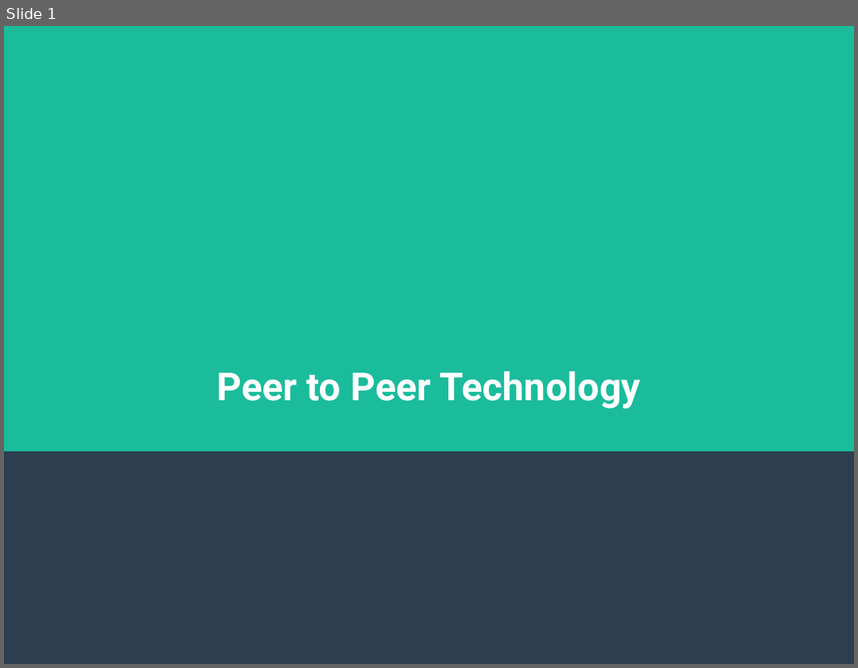
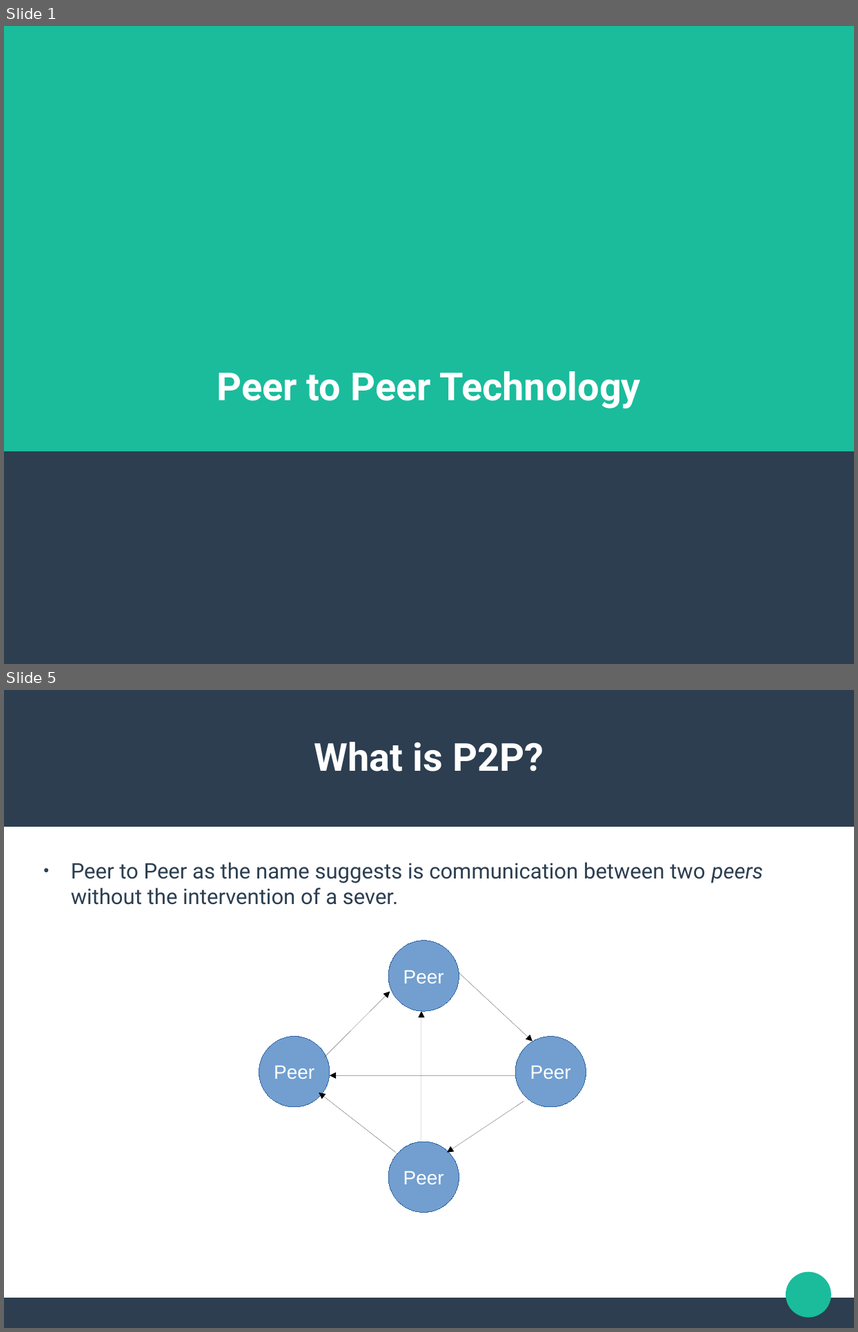
Before and after one commit to ishanjoshi02/TeSeminar, a slide deck: Presentation/Neeraj/Presentation.pptx. Shown one above the other, each under a label of ours: slide 1 before the commit, slides 1 and 5 after it; the slides between them are not shown. The pictures are 858x668 and 858x1332 pixels, drawn with LibreOffice and Linux fonts; fonts in the diff are those of the drawing. Boxes give left, top, right and bottom in pixels: in the first picture for what was removed or moved away, otherwise in the second. Text is boxed around its words. In the diff, an @@ line names an element or a change of style, - is before the commit and + after.

```diff
--- a/Presentation/Neeraj/Presentation.pptx
+++ b/Presentation/Neeraj/Presentation.pptx
@@ slide 5 added at [4,690,854,1328], background #FFFFFF @@
@@ rectangle added at [4,690,854,827], fill #2C3E50 @@
@@ text added at [314,742,544,771], 36 pt, text #FFFFFF, bold @@
+What is P2P?
@@ text added at [71,862,764,905], 20 pt, text #2C3E50 @@
+● Peer to Peer as the name suggests is communication between two peers without the intervention of a sever.
@@ ellipse added at [389,940,460,1012], fill #729FCF, outline #3465A4 0.75 pt, 18 pt, text #FFFFFF @@
+Peer
@@ arrow added from (459, 972) to (533, 1041), #000000 0.75 pt @@
@@ arrow added from (325, 1056) to (390, 992), #000000 0.75 pt @@
@@ arrow added from (421, 1141) to (421, 1011), #000000 0.75 pt @@
@@ ellipse added at [259,1036,330,1107], fill #729FCF, outline #3465A4 0.75 pt, 18 pt, text #FFFFFF @@
+Peer
@@ ellipse added at [515,1036,586,1107], fill #729FCF, outline #3465A4 0.75 pt, 18 pt, text #FFFFFF @@
+Peer
@@ arrow added from (515, 1075) to (330, 1075), #000000 0.75 pt @@
@@ arrow added from (396, 1152) to (319, 1093), #000000 0.75 pt @@
@@ arrow added from (524, 1101) to (448, 1152), #000000 0.75 pt @@
@@ ellipse added at [389,1141,460,1212], fill #729FCF, outline #3465A4 0.75 pt, 18 pt, text #FFFFFF @@
+Peer
@@ ellipse added at [786,1272,832,1317], fill #1ABC9C @@
@@ rectangle added at [4,1297,854,1327], fill #2C3E50 @@
```
Also in this commit, not shown: 1 slide changed, 3 other slides added, 3 other files.
